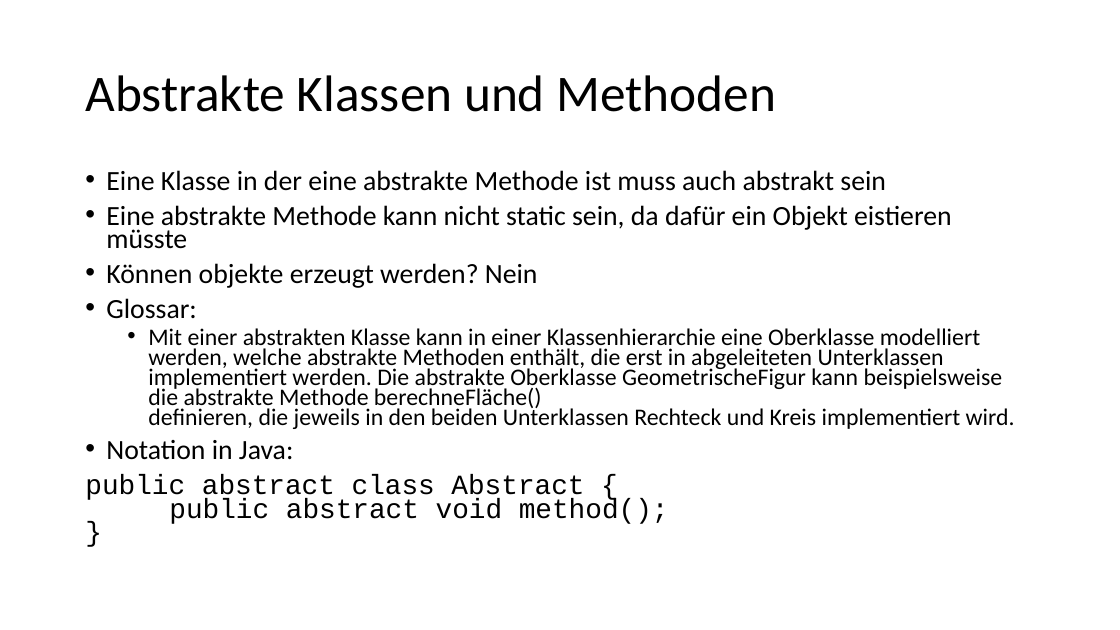
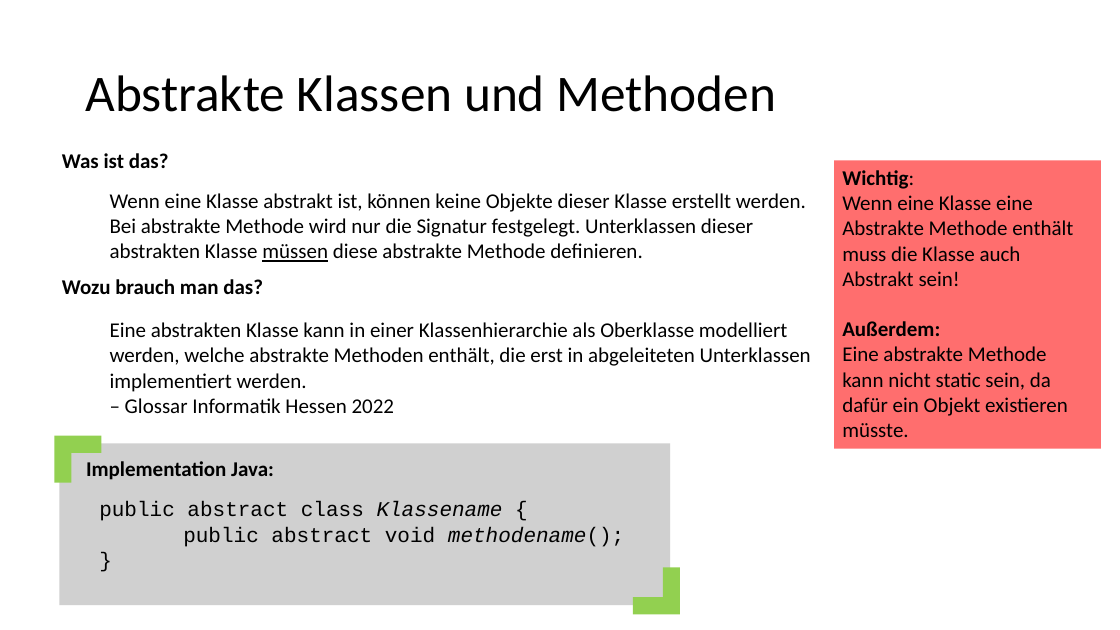
Before and after one commit to jeder49/ABI_Info, a slide deck: slide 12 of Q1/OOP/OOP.pptx (slide 11 before the commit). Drawn at 1120x630 pixels with LibreOffice and Linux fonts; fonts in the diff are those of the drawing. Boxes give left, top, right and bottom in pixels: in the first picture for what was removed or moved away, otherwise in the second. Text is boxed around its words. In the diff, an @@ line names an element or a change of style, - is before the commit and + after.

```diff
--- a/Q1/OOP/OOP.pptx
+++ b/Q1/OOP/OOP.pptx
@@ text added at bbox=[62, 153, 169, 168], 18 pt, text #000000, bold @@
+Was ist das?
@@ text removed at bbox=[85, 170, 1015, 524] @@
-• Eine Klasse in der eine abstrakte Methode ist muss auch abstrakt sein
-• Eine abstrakte Methode kann nicht static sein, da dafür ein Objekt eistieren müsste
-• Können objekte erzeugt werden? Nein
-• Glossar:
-  • Mit einer abstrakten Klasse kann in einer Klassenhierarchie eine Oberklasse modelliert werden, welche abstrakte Methoden enthält, die erst in abgeleiteten Unterklassen implementiert werden. Die abstrakte Oberklasse GeometrischeFigur kann beispielsweise die abstrakte Methode berechneFläche()
-    definieren, die jeweils in den beiden Unterklassen Rechteck und Kreis implementiert wird.
-• Notation in Java:
-public abstract class Abstract {
-public abstract void method();
-}
@@ rectangle added at bbox=[834, 160, 1102, 449], fill #FF6E6E, 18 pt, text #000000 @@
+Wichtig:
+Wenn eine Klasse eine Abstrakte Methode enthält muss die Klasse auch Abstrakt sein!
+Außerdem:
+Eine abstrakte Methode kann nicht static sein, da dafür ein Objekt existieren müsste.
@@ text added at bbox=[110, 193, 806, 262], 18 pt, text #000000 @@
+Wenn eine Klasse abstrakt ist, können keine Objekte dieser Klasse erstellt werden.
+Bei abstrakte Methode wird nur die Signatur festgelegt. Unterklassen dieser abstrakten Klasse müssen diese abstrakte Methode definieren.
@@ text added at bbox=[62, 279, 263, 294], 18 pt, text #000000, bold @@
+Wozu brauch man das?
@@ text added at bbox=[110, 322, 811, 413], 18 pt, text #000000 @@
+Eine abstrakten Klasse kann in einer Klassenhierarchie als Oberklasse modelliert werden, welche abstrakte Methoden enthält, die erst in abgeleiteten Unterklassen implementiert werden.
+– Glossar Informatik Hessen 2022
@@ corner added at bbox=[55, 436, 102, 483], fill #92D050 @@
@@ rectangle added at bbox=[60, 444, 670, 605], fill #A6A6A6 at 52% opacity @@
@@ text added at bbox=[86, 461, 274, 480], 18 pt, text #000000, bold @@
+Implementation Java:
@@ text added at bbox=[99, 501, 624, 547], 18 pt, text #000000 @@
+public abstract class Klassename {
+public abstract void methodename();
+}
@@ corner added at bbox=[633, 567, 680, 614], fill #92D050 @@
```
Also in this commit, not shown: 7 other slides changed, 2 slides added, 1 slide removed, 4 other files.
